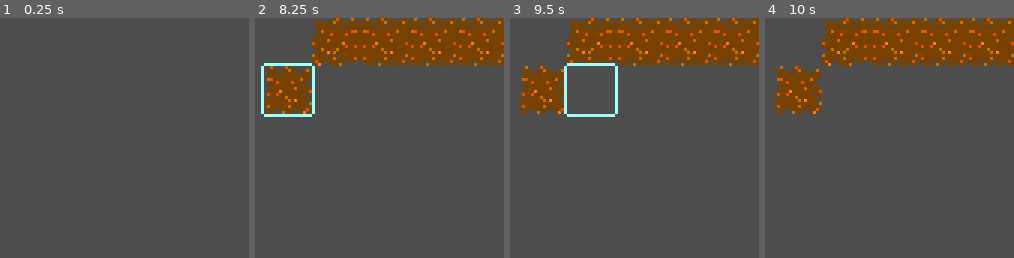
Above: before the commit, frames 1-4 (left to right).
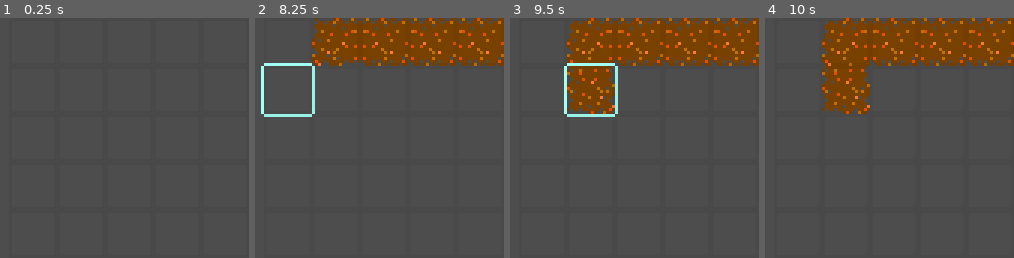
Above: after the commit, the same moments.

Repository: pmaitland/GGJ2026
Game: Godot game, scene res://scenes/main.tscn
Two runs of this game, one before a commit and one after it. Both use one fixed random seed, a clock stepped at 60 frames per second and the inputs below.
Inputs (mouse positions are % of the whole screen's width and height, from its top left):
- Up to frame 1 (0.25 s): no input
- Up to frame 2 (8.25 s): tap Enter at 0.5, 2, 3.5 s; move the mouse to (7, 5) at 0.52 s; click (7, 5) at 0.67 s; tap Space at 1.25, 2.75, 4.25 s; move the mouse to (16, 5) at 1.27 s; click (16, 5) at 1.42 s; move the mouse to (26, 5) at 2.02 s; click (26, 5) at 2.17 s; move the mouse to (36, 5) at 2.77 s; click (36, 5) at 2.92 s; move the mouse to (45, 5) at 3.52 s; click (45, 5) at 3.67 s; move the mouse to (55, 5) at 4.27 s; click (55, 5) at 4.42 s; move the mouse to (64, 5) at 5.02 s; click (64, 5) at 5.17 s; move the mouse to (74, 5) at 5.77 s; click (74, 5) at 5.92 s; move the mouse to (84, 5) at 6.52 s; click (84, 5) at 6.67 s; move the mouse to (93, 5) at 7.27 s; click (93, 5) at 7.42 s; move the mouse to (7, 15) at 8.02 s; click (7, 15) at 8.17 s
- Up to frame 3 (9.5 s): move the mouse to (16, 15) at 8.77 s; click (16, 15) at 8.92 s
- Up to frame 4 (10 s): move the mouse to (89, 65) at 9.52 s; click (89, 65) at 9.67 s
The pictures show only the part of the screen within x 0-50%, y 0-50%; the shares and areas given below are measured in that part.

The runs differ from the first frame. In frame 2, 2.9% of the frame differs, in the area x 3-23%, y 20-40%; in frame 3, 6.2%; in frame 4, 6.4%, in the area x 3-43%, y 0-40%.

Commit message:
cells outline (#20)

Diff:
--- a/mask/scenes/cell.tscn
+++ b/mask/scenes/cell.tscn
@@ -2,6 +2,7 @@
 
 [ext_resource type="Script" uid="uid://bcmpv7tt40hav" path="res://scripts/cell.gd" id="1_0s7o3"]
 [ext_resource type="Texture2D" uid="uid://blql4h2vhj1dj" path="res://sprites/cell_outline.png" id="2_0s7o3"]
+[ext_resource type="Texture2D" uid="uid://de6ythbr6iqc" path="res://sprites/cell_outline_hover.png" id="2_nm02e"]
 
 [sub_resource type="RectangleShape2D" id="RectangleShape2D_0s7o3"]
 size = Vector2(16, 16)
@@ -14,8 +15,11 @@
 [node name="CollisionShape2D" type="CollisionShape2D" parent="Area2D" unique_id=1643793587]
 shape = SubResource("RectangleShape2D_0s7o3")
 
-[node name="Sprite2D" type="Sprite2D" parent="." unique_id=662295281]
+[node name="HoverOutline" type="Sprite2D" parent="." unique_id=662295281]
 visible = false
+texture = ExtResource("2_nm02e")
+
+[node name="Outline" type="Sprite2D" parent="." unique_id=98973577]
 texture = ExtResource("2_0s7o3")
 
 [connection signal="input_event" from="Area2D" to="." method="_on_area_2d_input_event"]
--- a/mask/scripts/a_star.gd
+++ b/mask/scripts/a_star.gd
@@ -34,10 +34,10 @@
 				_a_star.connect_points(id, neighbour_id)
 				if x < width-2:
 					neighbour_id = _a_star.get_closest_point(Vector2(x+1, y-1))
-					_a_star.connect_points(id, neighbour_id)
+					#_a_star.connect_points(id, neighbour_id)
 				if x > 0:
 					neighbour_id = _a_star.get_closest_point(Vector2(x-1, y-1))
-					_a_star.connect_points(id, neighbour_id)
+					#_a_star.connect_points(id, neighbour_id)
 			if x > 0:
 				neighbour_id = _a_star.get_closest_point(Vector2(x-1, y))
 				_a_star.connect_points(id, neighbour_id)
--- a/mask/scripts/cell.gd
+++ b/mask/scripts/cell.gd
@@ -1,7 +1,12 @@
 extends Node2D
 
 
-@onready var outline: Sprite2D = $Sprite2D
+@onready var outline: Sprite2D = $Outline
+@onready var hover_outline: Sprite2D = $HoverOutline
+
+
+func _ready() -> void:
+	outline.modulate.a = 0.05
 
 
 func disable() -> void:
@@ -20,8 +25,8 @@
 
 
 func _on_area_2d_mouse_entered() -> void:
-	outline.visible = true
+	hover_outline.visible = true
 
 
 func _on_area_2d_mouse_exited() -> void:
-	outline.visible = false
+	hover_outline.visible = false
Binary file changed: mask/sprites/cell_outline.png
Binary file added: mask/sprites/cell_outline_hover.png
Not shown, added: mask/sprites/cell_outline_hover.png.import
